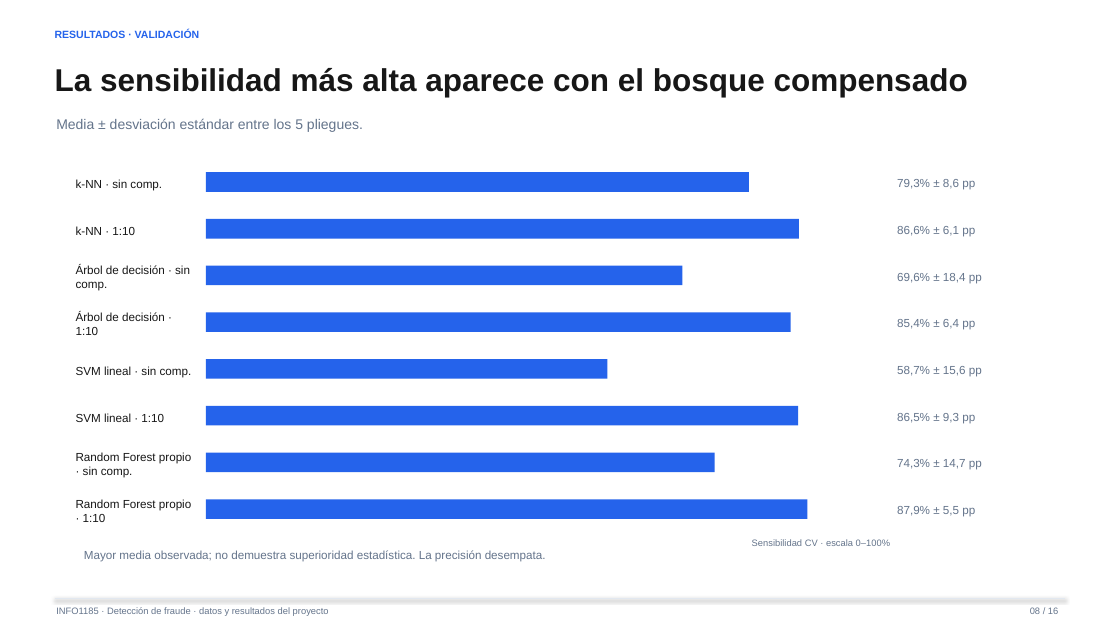
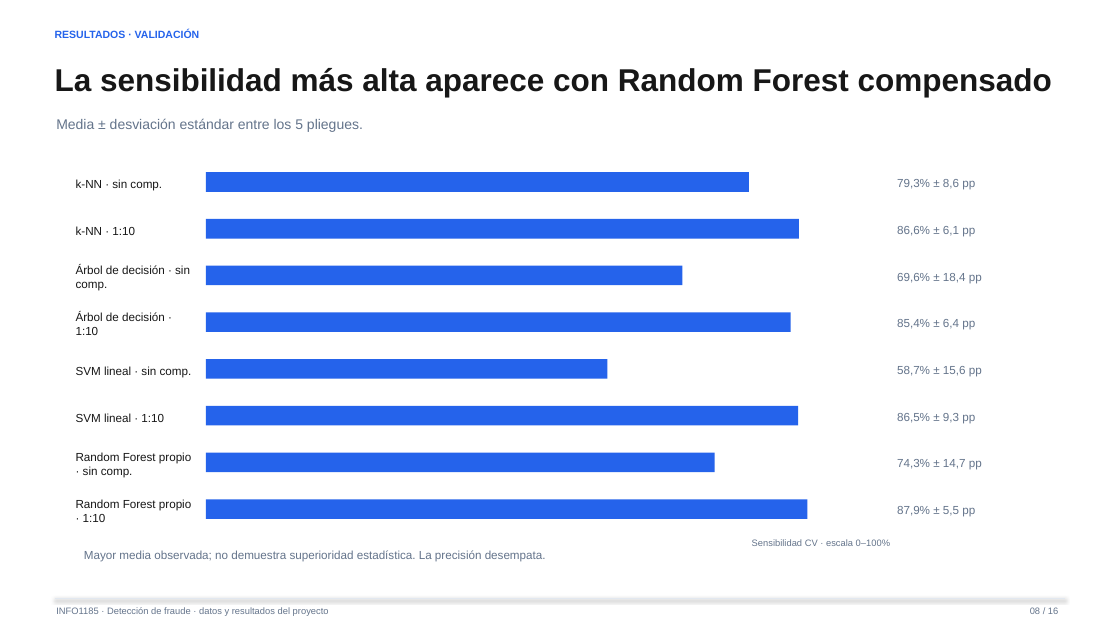
Before and after one commit to FernandoValdes01/Fraudetection, a slide deck: slide 8 of documentacion/presentacion/canva/presentacion.pptx. Drawn at 1120x630 pixels with LibreOffice and Linux fonts; fonts in the diff are those of the drawing. Boxes give left, top, right and bottom in pixels: in the first picture for what was removed or moved away, otherwise in the second. Text is boxed around its words. In the diff, an @@ line names an element or a change of style, - is before the commit and + after.

```diff
--- a/documentacion/presentacion/canva/presentacion.pptx
+++ b/documentacion/presentacion/canva/presentacion.pptx
@@ text at [55, 68, 1052, 97]: text changed @@
-La sensibilidad más alta aparece con el bosque compensado
+La sensibilidad más alta aparece con Random Forest compensado
```
Also in this commit, not shown: 3 other slides changed, 13 other files.
